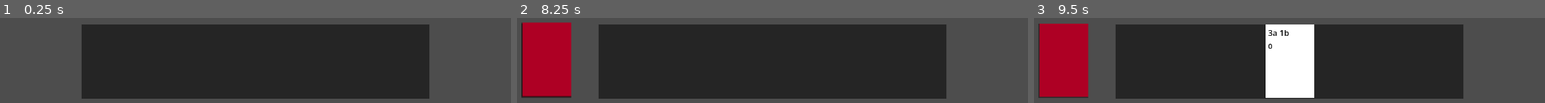
Above: before the commit, frames 1-3 (left to right).
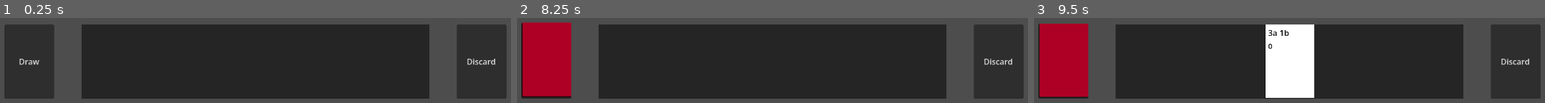
Above: after the commit, the same moments.

Repository: emrysshevek/gameganggame
Game: Godot game, scene res://cards/card_test_scene.tscn
The game is run twice, just before and just after one commit, with the same random seed, the same clock (stepped at 60 frames per second) and the same inputs. This scene is started directly instead of the project's main scene.
Inputs (mouse positions are in pixels of both pictures, inside the frame that each line leads up to):
- Up to frame 1 (0.25 s): no input
- Up to frame 2 (8.25 s): click (547, 61) at 0.5 s, where only the run after the commit has a clickable "Draw"; click (997, 61) at 1.25 s, where only the run after the commit has a clickable "Discard"; tap Enter at 2, 3.5, 5 s; drag from (outside the picture) to (outside the picture) at 2.02 s; tap Space at 2.75, 4.25, 5.75 s; drag from (outside the picture) to (outside the picture) at 2.77 s; move the mouse to (outside the picture) at 3.52 s; hold D (move_right) 3.53-4.25 s; tap Alt at 3.6, 6.6 s; drag from (outside the picture) to (outside the picture) at 4.27 s; move the mouse to (outside the picture) at 5.02 s; press the mouse at (outside the picture) at 5.03 s; hold A (move_left) 5.03-5.75 s; release the mouse at (outside the picture) at 5.75 s; drag from (outside the picture) to (outside the picture) at 5.77 s; move the mouse to (outside the picture) at 6.52 s; hold S (debug_down) 6.53-7.25 s; click (outside the picture) at 6.67 s; drag from (outside the picture) to (outside the picture) at 7.27 s; move the mouse to (outside the picture) at 8.02 s; press the mouse at (outside the picture) at 8.03 s; hold W (debug_up) from 8.03 s (still down)
- Up to frame 3 (9.5 s): release W (debug_up) at 8.75 s; release the mouse at (outside the picture) at 8.75 s; click (1064, 59) at 8.77 s

The runs differ from the first frame. In frame 1, 17% of the frame differs, in the area x 0-100%, y 7-95%; in frame 2, 8.4%; in frame 3, 8.4%.

Commit message:
card manager functionality complete

Diff:
--- a/cards/card.gd
+++ b/cards/card.gd
@@ -3,7 +3,7 @@
 
 
 #region Signals
-signal request_discard(_card: Card)
+signal clicked()
 #endregion
 
 
@@ -53,12 +53,10 @@
 
 func play() -> void:
 	_trigger_play_ability()
-	request_discard.emit()
 
 
 func discard() -> void:
 	_trigger_discard_ability()
-	request_discard.emit()
 #endregion
 
 
@@ -74,5 +72,6 @@
 
 #region Signal Connections
 func _on_button_pressed() -> void:
-	request_discard.emit()
+	play()
+	clicked.emit()
 #endregion
--- a/cards/card_manager.gd
+++ b/cards/card_manager.gd
@@ -15,7 +15,7 @@
 func _ready() -> void:
 	deck.card_added.connect(_on_deck_card_added)
 	for card in deck.cards:
-		card.request_discard.connect(func():_on_card_requested_discard(card))
+		card.clicked.connect(func(): _on_card_clicked(card))
 #endregion
 
 
@@ -29,6 +29,12 @@
 func discard(_card: Card) -> void:
 	_card.pile.remove_card(_card)
 	discard_pile.add_card(_card)
+
+
+func refill_draw() -> void:
+	discard_pile.shuffle()
+	for i in discard_pile.count:
+		draw_pile.add_card(discard_pile.get_top_card())
 
 
 func return_discard() -> void:
@@ -45,7 +51,7 @@
 
 #region Signal Connections
 func _on_deck_card_added(_card) -> void:
-	_card.request_discard.connect(func():_on_card_requested_discard(_card))
+	_card.clicked.connect(func():_on_card_clicked(_card))
 	draw_pile.add_card(_card, 0, true) # add and shuffle
 
 
@@ -53,16 +59,16 @@
 	_card.pile.remove_card(_card)
 
 
-func _on_card_requested_discard(_card) -> void:
+func _on_card_clicked(_card) -> void:
 	if _card.pile == hand_pile:
 		discard(_card)
-	if _card.pile == draw_pile:
+	elif _card.pile == draw_pile:
 		draw()
+	elif _card.pile == discard_pile:
+		pass
 
 
-#func _on_refill_draw_button_pressed() -> void:
-	#if draw_pile.count == 0:
-		#discard_pile.shuffle()
-		#for i in discard_pile.count:
-			#draw_pile.add_card(discard_pile.get_top_card())
+func _on_draw_button_pressed() -> void:
+	if draw_pile.count == 0:
+		refill_draw()
 #endregion
--- a/cards/card_manager.tscn
+++ b/cards/card_manager.tscn
@@ -42,6 +42,22 @@
 size_flags_vertical = 4
 is_faceup = false
 
+[node name="DrawButton" type="Button" parent="Layout/HBoxContainer/DrawPile" unique_id=2122441720]
+custom_minimum_size = Vector2(100, 150)
+layout_mode = 1
+anchors_preset = 8
+anchor_left = 0.5
+anchor_top = 0.5
+anchor_right = 0.5
+anchor_bottom = 0.5
+offset_left = -50.0
+offset_top = -75.0
+offset_right = 50.0
+offset_bottom = 75.0
+grow_horizontal = 2
+grow_vertical = 2
+text = "Draw"
+
 [node name="spacer4" type="Control" parent="Layout/HBoxContainer" unique_id=921878017]
 layout_mode = 2
 size_flags_horizontal = 3
@@ -61,7 +77,25 @@
 size_flags_horizontal = 4
 size_flags_vertical = 4
 
+[node name="DiscardButton" type="Button" parent="Layout/HBoxContainer/DiscardPile" unique_id=121422502]
+custom_minimum_size = Vector2(100, 150)
+layout_mode = 1
+anchors_preset = 8
+anchor_left = 0.5
+anchor_top = 0.5
+anchor_right = 0.5
+anchor_bottom = 0.5
+offset_left = -50.0
+offset_top = -75.0
+offset_right = 50.0
+offset_bottom = 75.0
+grow_horizontal = 2
+grow_vertical = 2
+text = "Discard"
+
 [node name="spacer" type="Control" parent="Layout/HBoxContainer" unique_id=1997233733]
 layout_mode = 2
 size_flags_horizontal = 3
 size_flags_vertical = 4
+
+[connection signal="pressed" from="Layout/HBoxContainer/DrawPile/DrawButton" to="." method="_on_draw_button_pressed"]
